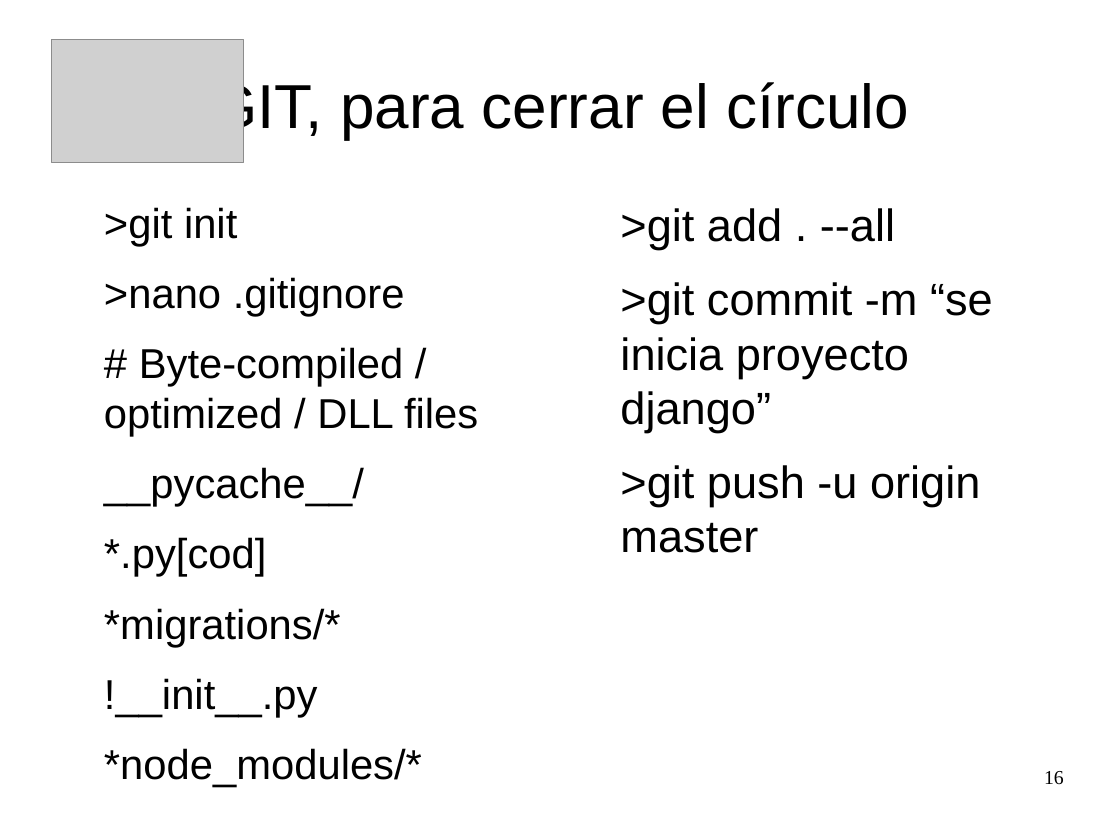
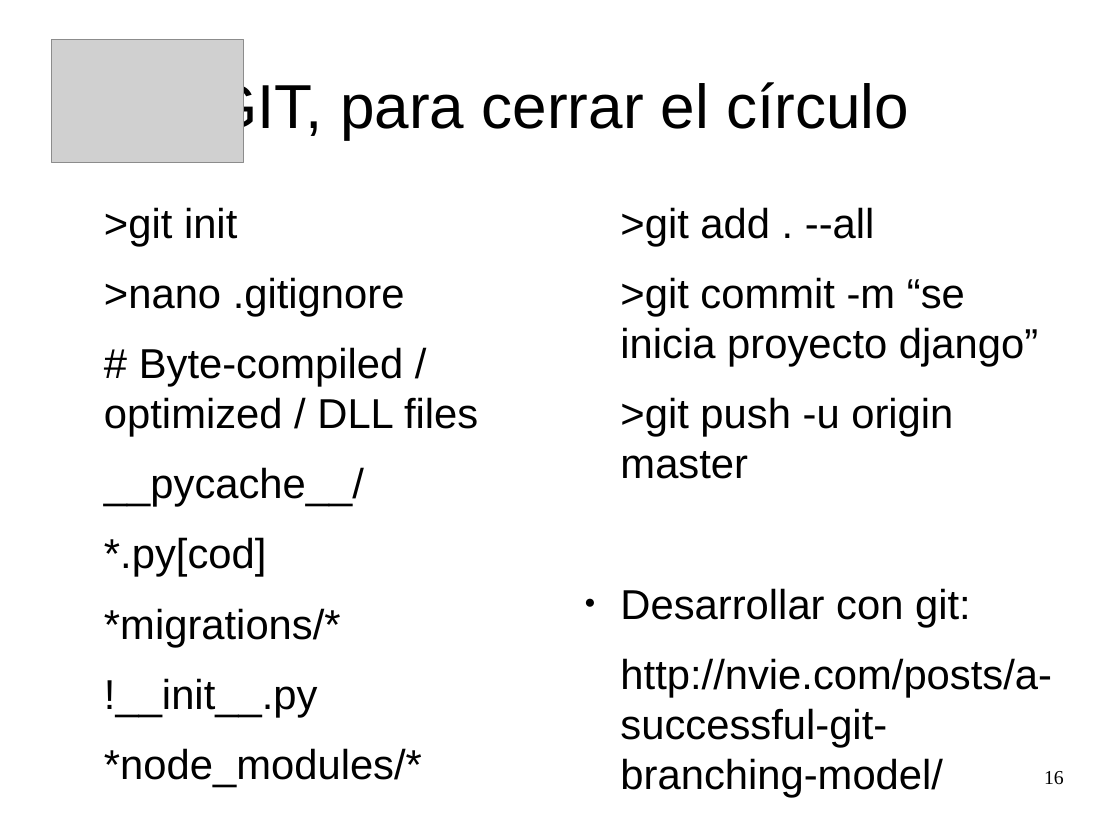
Before and after one commit to dpineiden/taller_django, a slide deck: slide 16 of presentacion_django_meetup.odp. Drawn at 1120x840 pixels with LibreOffice and Linux fonts; fonts in the diff are those of the drawing; grey boxes stand for pictures. Boxes give left, top, right and bottom in pixels: in the first picture for what was removed or moved away, otherwise in the second. Text is boxed around its words. In the diff, an @@ line names an element or a change of style, - is before the commit and + after.

```diff
--- a/presentacion_django_meetup.odp
+++ b/presentacion_django_meetup.odp
@@ text at [620, 207, 1038, 479]: size 32 to 29.6 pt in ">git add . --all", ">git commit -m “se inicia proyecto django”", ">git push -u origin master" @@
@@ text at [620, 588, 1051, 798]: paragraphs added @@
+● Desarrollar con git:
+http://nvie.com/posts/a-successful-git-branching-model/
```
Also in this commit, not shown: 1 other slide changed, 3 other files.
